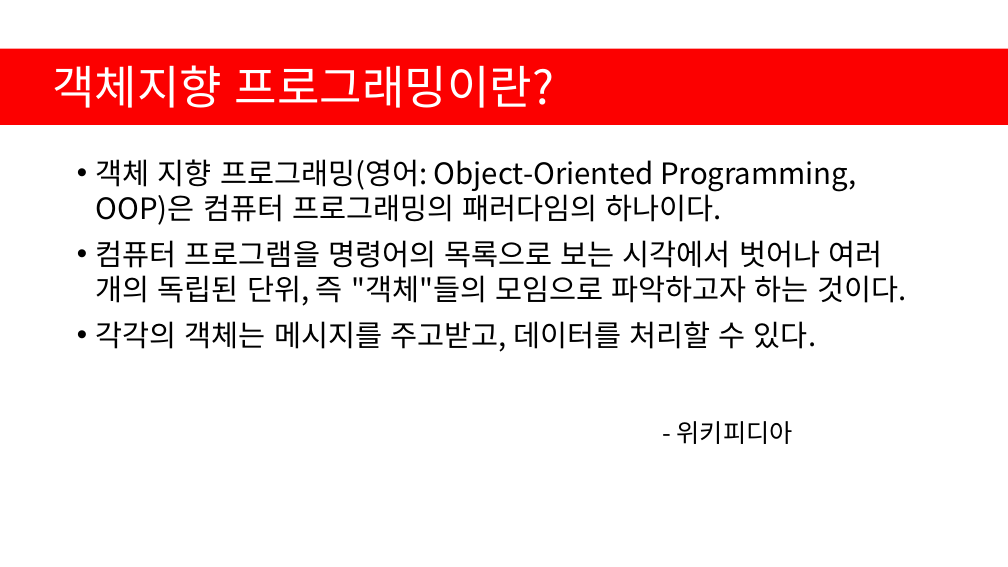
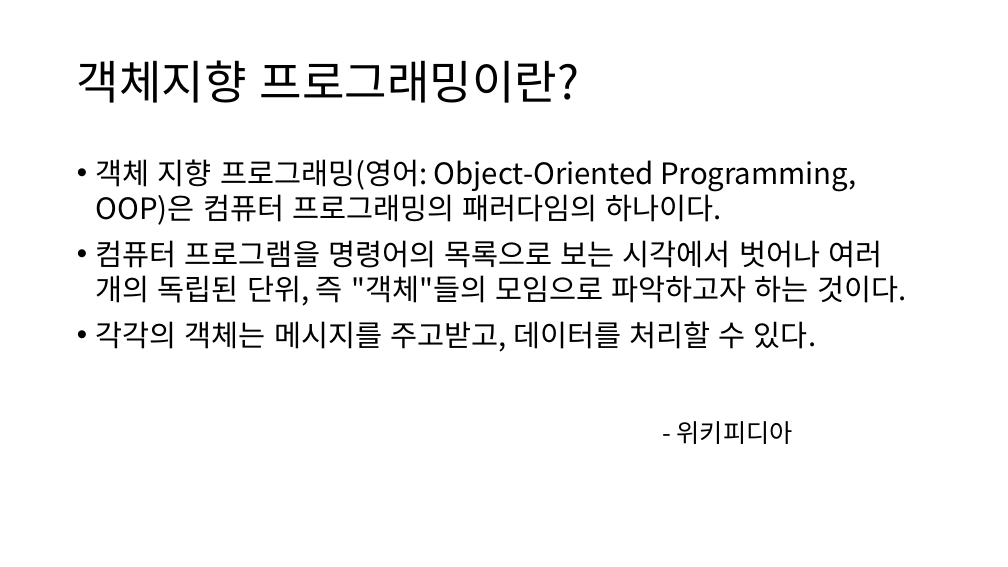
Before and after one commit to YonghoChoi/develop-note, a slide deck: slide 3 of ppt/객체지향 기본.pptx (slide 2 before the commit). Drawn at 1008x567 pixels with LibreOffice and Linux fonts; fonts in the diff are those of the drawing. Boxes give left, top, right and bottom in pixels: in the first picture for what was removed or moved away, otherwise in the second. Text is boxed around its words. In the diff, an @@ line names an element or a change of style, - is before the commit and + after.

```diff
--- a/ppt/객체지향 기본.pptx
+++ b/ppt/객체지향 기본.pptx
@@ rectangle removed at (0, 48, 1008, 125) @@
@@ title "객체지향 프로그래밍이란?": place and size @@
-title "객체지향 프로그래밍이란?" at (52, 65, 555, 108)
+title "객체지향 프로그래밍이란?" at (77, 60, 580, 103)
@@ title "객체지향 프로그래밍이란?" at (77, 60, 580, 103): text colour #FFFFFF to #000000; line spacing 1 to 0.9; vertical alignment top to middle @@
```
Also in this commit, not shown: 9 other slides changed, 2 slides added, 1 slide removed.
